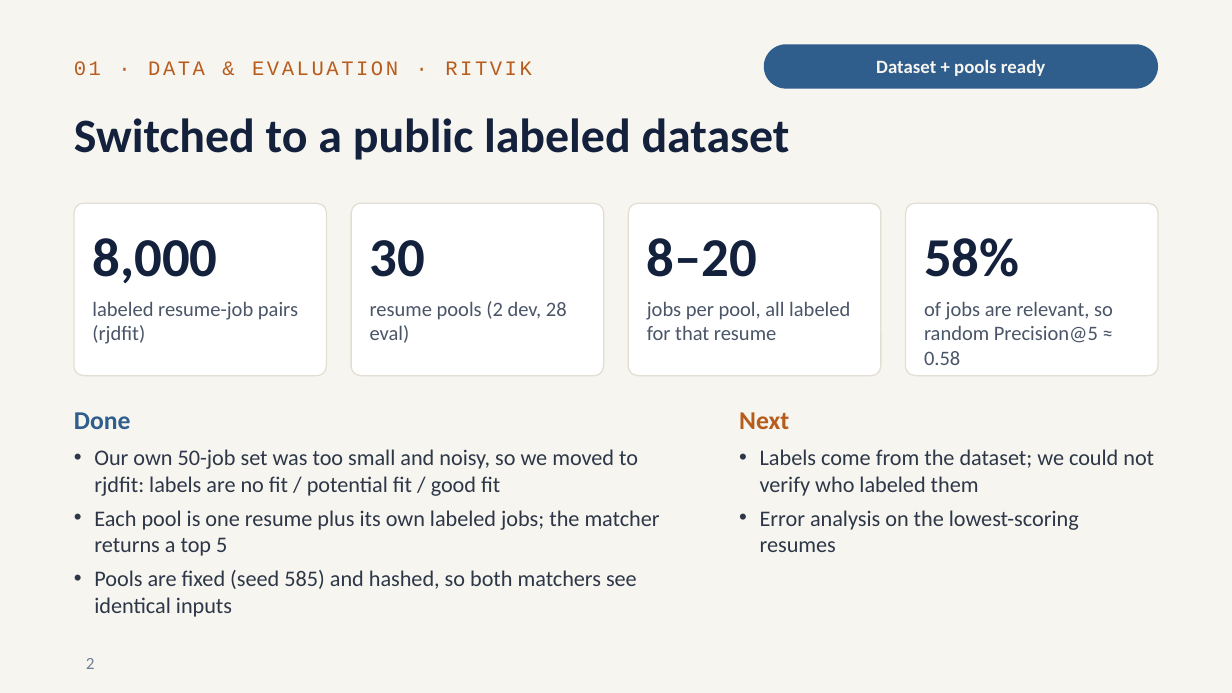
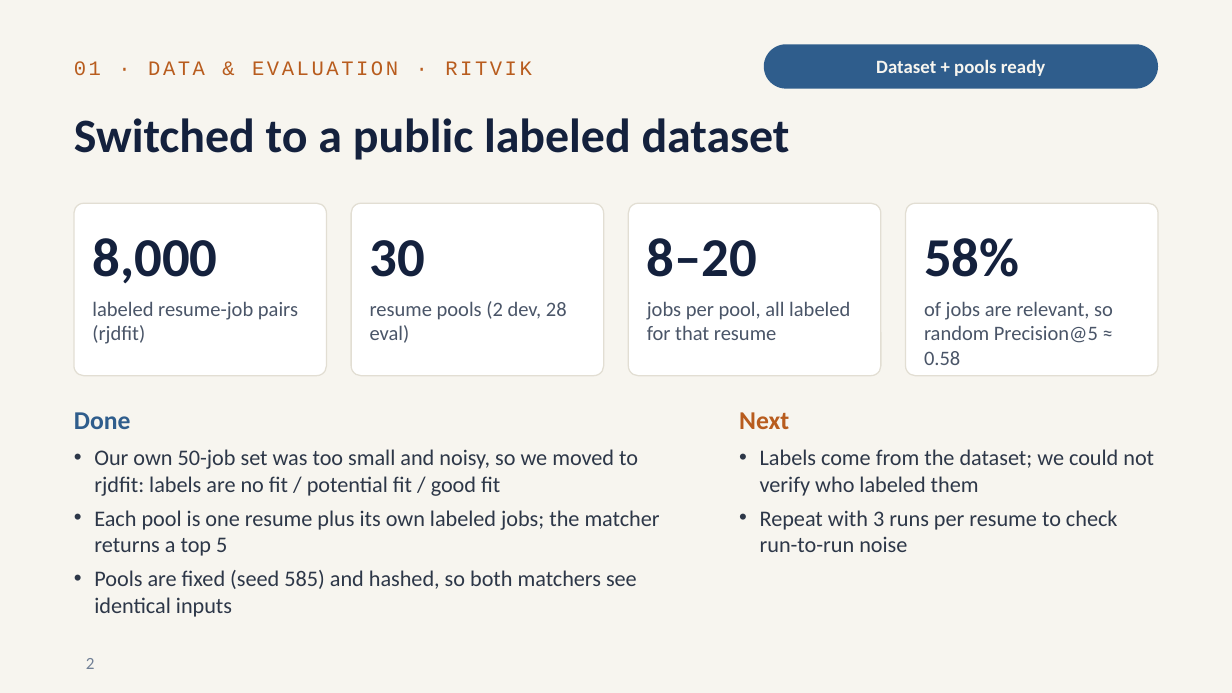
Before and after one commit to RitvikNeerattil/agentic_resume_matcher, a slide deck: slide 2 of progress_update_2026-10.pptx. Drawn at 1232x693 pixels with LibreOffice and Linux fonts; fonts in the diff are those of the drawing. Boxes give left, top, right and bottom in pixels: in the first picture for what was removed or moved away, otherwise in the second. Text is boxed around its words. In the diff, an @@ line names an element or a change of style, - is before the commit and + after.

Commit message:
Update README with evaluation results on rjdfit dataset; add new result summaries and manifest files for 4B and 14B models

```diff
--- a/progress_update_2026-10.pptx
+++ b/progress_update_2026-10.pptx
@@ text at bbox=[760, 510, 1118, 552]: text changed @@
-• Error analysis on the lowest-scoring resumes
+• Repeat with 3 runs per resume to check run-to-run noise
```
Also in this commit, not shown: 6 other slides changed, 8 other files.
